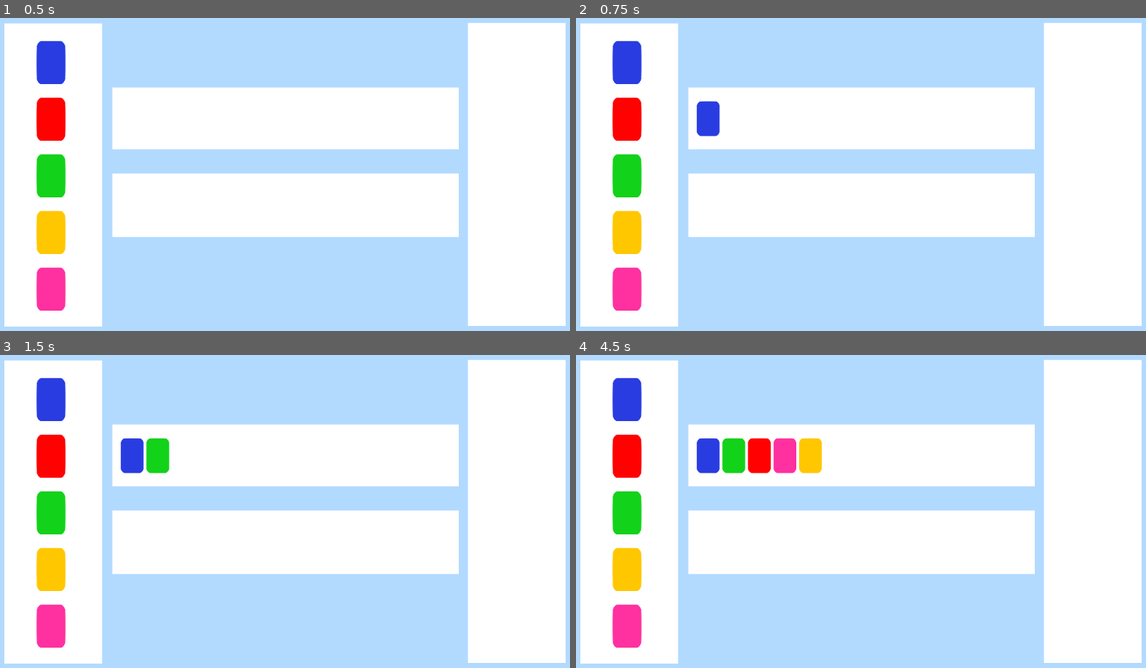
Above: before the commit, frames 1-4 (two rows, left to right).
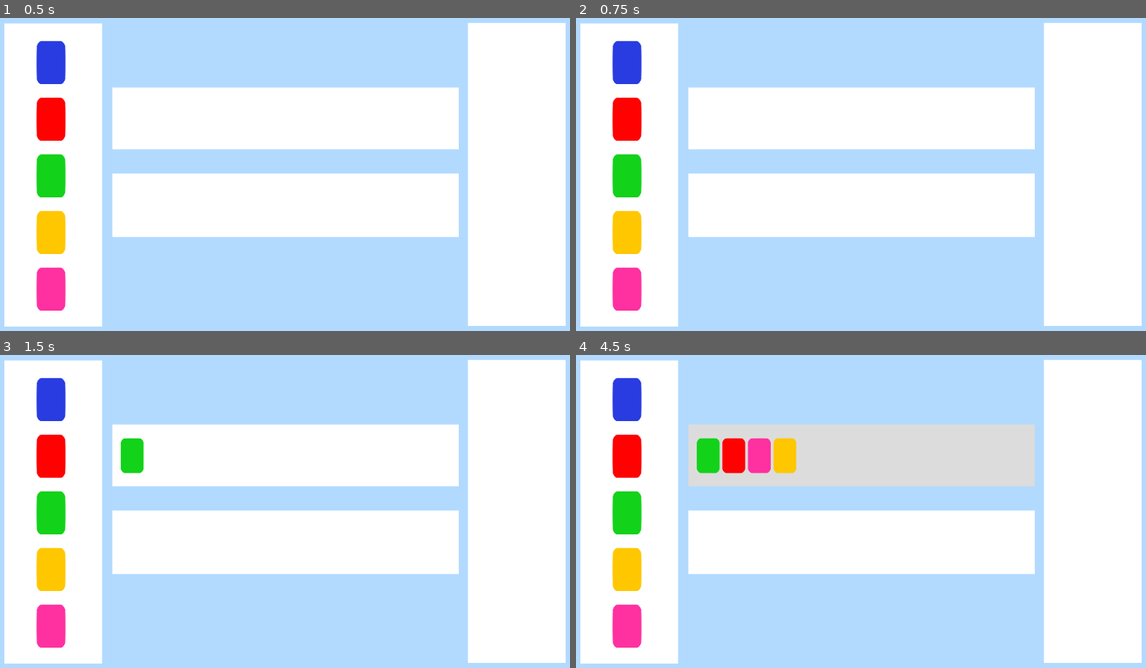
Above: after the commit, the same moments.

Repository: Pertatis/ProjetDomino
Game: Godot game, scene res://Scenes/Main.tscn
Same seed, same stepped clock (60 frames per second), same inputs: the game is played once before the commit and once after it.
Inputs (mouse positions are in pixels of both pictures, inside the frame that each line leads up to):
- Up to frame 1 (0.5 s): no input
- Up to frame 2 (0.75 s): tap Enter at 0.5 s; move the mouse to (627, 61) at 0.52 s; click (627, 61) at 0.67 s
- Up to frame 3 (1.5 s): tap Space at 1.25 s; move the mouse to (51, 511) at 1.27 s; click (51, 511) at 1.42 s
- Up to frame 4 (4.5 s): tap Enter at 2, 3.5 s; move the mouse to (627, 455) at 2.02 s; click (627, 455) at 2.17 s; tap Space at 2.75, 4.25 s; move the mouse to (627, 627) at 2.77 s; click (627, 627) at 2.92 s; move the mouse to (627, 570) at 3.52 s; click (627, 570) at 3.67 s; move the mouse to (707, 455) at 4.27 s; click (707, 455) at 4.42 s

Frame 1 is identical in both runs. In frame 2, 0.5% of the frame differs, in the area x 21-26%, y 26-38%; in frame 3, 0.9%; in frame 4, 12%, in the area x 19-81%, y 22-42%.

Commit message:
added focus for base and objective

Diff:
--- a/Scenes/Domino/DominoPalette/DominoPaletteBleu.gd
+++ b/Scenes/Domino/DominoPalette/DominoPaletteBleu.gd
@@ -1,8 +1,11 @@
 extends Node2D
 
 signal click_domino_bleu
+signal supp_domino_bleu(id)
 
 
 func _on_DominoPaletteBleu_input_event(_viewport, event, _shape_idx):
 	if event is InputEventMouseButton and event.button_index == BUTTON_LEFT and event.is_pressed():
 		emit_signal("click_domino_bleu")
+	if event is InputEventMouseButton and event.button_index == BUTTON_RIGHT and event.is_pressed():
+		emit_signal("supp_domino_bleu",get_instance_id())
--- a/Scenes/Domino/DominoPalette/DominoPaletteBleu.tscn
+++ b/Scenes/Domino/DominoPalette/DominoPaletteBleu.tscn
@@ -1,17 +1,7 @@
 [gd_scene load_steps=5 format=2]
 
 [ext_resource path="res://Graphics/Domino.png" type="Texture" id=1]
-
-[sub_resource type="GDScript" id=3]
-script/source = "extends Node2D
-
-signal click_domino_bleu
-
-
-func _on_DominoPaletteBleu_input_event(_viewport, event, _shape_idx):
-	if event is InputEventMouseButton and event.button_index == BUTTON_LEFT and event.is_pressed():
-		emit_signal(\"click_domino_bleu\")
-"
+[ext_resource path="res://Scenes/Domino/DominoPalette/DominoPaletteBleu.gd" type="Script" id=2]
 
 [sub_resource type="RectangleShape2D" id=1]
 extents = Vector2( 26.25, 38.75 )
@@ -21,15 +11,13 @@
 [node name="Node2D" type="Node2D"]
 position = Vector2( 2.38419e-07, 5.96046e-08 )
 scale = Vector2( 0.8, 0.8 )
-script = SubResource( 3 )
+script = ExtResource( 2 )
 
 [node name="DominoPaletteBleu" type="Area2D" parent="."]
 position = Vector2( -4.76837e-07, -1.19209e-07 )
-scale = Vector2( 1, 1 )
 
 [node name="CollisionShape2D" type="CollisionShape2D" parent="DominoPaletteBleu"]
 position = Vector2( 0, 4.47035e-08 )
-scale = Vector2( 1, 1 )
 shape = SubResource( 1 )
 
 [node name="Sprite" type="Sprite" parent="."]
--- a/Scenes/Domino/DominoPalette/DominoPaletteRouge.tscn
+++ b/Scenes/Domino/DominoPalette/DominoPaletteRouge.tscn
@@ -22,7 +22,6 @@
 script = SubResource( 2 )
 
 [node name="DominoPaletteRouge" type="Area2D" parent="."]
-scale = Vector2( 1, 1 )
 
 [node name="CollisionShape2D" type="CollisionShape2D" parent="DominoPaletteRouge"]
 scale = Vector2( 0.2, 0.3 )
--- a/Scenes/Main.gd
+++ b/Scenes/Main.gd
@@ -7,8 +7,11 @@
 var pinkfloyd:PackedScene = preload("res://Scenes/Domino/DominoPalette/DominoPaletteRose.tscn")
 var domino_yellow:PackedScene = preload("res://Scenes/Domino/DominoPalette/DominoPaletteJaune.tscn")
 
+var base:bool = false
+var objectif:bool = false
+
+
 const max_nb_domino = 13
-
 func _ready():
 #	var sig = $Back/DominoPaletteBleu
 #	sig.connect('click_domino_bleu',self,'_on_DominoPaletteBleu_click_domino_bleu')
@@ -19,30 +22,53 @@
 
 func _on_DominoPaletteBleu_click_domino_bleu():
 	var instance_bleu = domino_blue.instance()
-	if $PanelFond/PanelBase.get_child_count() - 1 < max_nb_domino :
-		instance_bleu.position = $PanelFond/PanelBase/Position2D.position + (Vector2.RIGHT * 45 * ($PanelFond/PanelBase.get_child_count() - 1))
-		$PanelFond/PanelBase.add_child(instance_bleu)
+	if base :
+		if $PanelFond/PanelBase.get_child_count() - 1 < max_nb_domino :
+			instance_bleu.position = $"%BasePoint".position + (Vector2.RIGHT * 45 * ($PanelFond/PanelBase.get_child_count() - 1))
+			$PanelFond/PanelBase.add_child(instance_bleu)
+	elif objectif :
+		if $"%PanelObjectif".get_child_count() - 1 < max_nb_domino :
+			instance_bleu.position = $"%ObjectifPoint".position + (Vector2.RIGHT * 45 * ($"%PanelObjectif".get_child_count() - 1))
+			$"%PanelObjectif".add_child(instance_bleu)
 
 func _on_DominoPaletteVert_click_domino_vert():
 	var instance_vert = domino_green.instance()
 	if $PanelFond/PanelBase.get_child_count() - 1 < max_nb_domino :
-		instance_vert.position = $PanelFond/PanelBase/Position2D.position + (Vector2.RIGHT * 45 * ($PanelFond/PanelBase.get_child_count() - 1))
+		instance_vert.position = $"%BasePoint".position + (Vector2.RIGHT * 45 * ($PanelFond/PanelBase.get_child_count() - 1))
 		$PanelFond/PanelBase.add_child(instance_vert)
 
 func _on_DominoPaletteRouge_click_domino_rouge():
 	var instance_rouge = domino_red.instance()
 	if $PanelFond/PanelBase.get_child_count() - 1 < max_nb_domino :
-		instance_rouge.position = $PanelFond/PanelBase/Position2D.position + (Vector2.RIGHT * 45 * ($PanelFond/PanelBase.get_child_count() - 1))
+		instance_rouge.position = $"%BasePoint".position + (Vector2.RIGHT * 45 * ($PanelFond/PanelBase.get_child_count() - 1))
 		$PanelFond/PanelBase.add_child(instance_rouge)
 
 func _on_DominoPaletteRose_click_domino_rose():
 	var instance_rose = pinkfloyd.instance()
 	if $PanelFond/PanelBase.get_child_count() - 1 < max_nb_domino :
-		instance_rose.position = $PanelFond/PanelBase/Position2D.position + (Vector2.RIGHT * 45 * ($PanelFond/PanelBase.get_child_count() - 1))
+		instance_rose.position = $"%BasePoint".position + (Vector2.RIGHT * 45 * ($PanelFond/PanelBase.get_child_count() - 1))
 		$PanelFond/PanelBase.add_child(instance_rose)
 
 func _on_DominoPaletteJaune_click_domino_jaune():
 	var instance_jaune = domino_yellow.instance()
 	if $PanelFond/PanelBase.get_child_count() - 1 < max_nb_domino :
-		instance_jaune.position = $PanelFond/PanelBase/Position2D.position + (Vector2.RIGHT * 45 * ($PanelFond/PanelBase.get_child_count() - 1))
+		instance_jaune.position = $"%BasePoint".position + (Vector2.RIGHT * 45 * ($PanelFond/PanelBase.get_child_count() - 1))
 		$PanelFond/PanelBase.add_child(instance_jaune)
+
+
+
+
+func _on_PanelBase_gui_input(event):
+	if event is InputEventMouseButton and event.button_index == BUTTON_LEFT and event.is_pressed():
+		base = true
+		objectif = false
+		$"%PanelBase".color = Color.gainsboro
+		$"%PanelObjectif".color = Color.white
+
+
+func _on_PanelObjectif_gui_input(event):
+	if event is InputEventMouseButton and event.button_index == BUTTON_LEFT and event.is_pressed():
+		base = false
+		objectif = true
+		$"%PanelBase".color = Color.white
+		$"%PanelObjectif".color = Color.gainsboro
--- a/Scenes/Main.tscn
+++ b/Scenes/Main.tscn
@@ -26,11 +26,17 @@
 }
 
 [node name="PanelObjectif" type="ColorRect" parent="PanelFond"]
+unique_name_in_owner = true
 margin_left = 110.0
 margin_top = 185.0
 margin_right = 720.0
 margin_bottom = 297.0
 rect_pivot_offset = Vector2( 172, 41 )
+mouse_filter = 1
+
+[node name="ObjectifPoint" type="Position2D" parent="PanelFond/PanelObjectif"]
+unique_name_in_owner = true
+position = Vector2( 35, 55 )
 
 [node name="PanelRegles" type="ColorRect" parent="PanelFond"]
 margin_left = 736.0
@@ -44,7 +50,6 @@
 margin_top = -80.0
 margin_right = 92.0
 margin_bottom = 455.0
-rect_pivot_offset = Vector2( 172, 41 )
 mouse_filter = 2
 
 [node name="DominoPaletteBleu" parent="PanelFond/PanelPalette" instance=ExtResource( 4 )]
@@ -68,17 +73,23 @@
 scale = Vector2( 1, 1 )
 
 [node name="PanelBase" type="ColorRect" parent="PanelFond"]
+unique_name_in_owner = true
 margin_left = 110.0
 margin_top = 33.0
 margin_right = 720.0
 margin_bottom = 142.0
 rect_pivot_offset = Vector2( 172, 41 )
+mouse_filter = 1
 
-[node name="Position2D" type="Position2D" parent="PanelFond/PanelBase"]
+[node name="BasePoint" type="Position2D" parent="PanelFond/PanelBase"]
+unique_name_in_owner = true
 position = Vector2( 35, 55 )
 
+[connection signal="gui_input" from="PanelFond/PanelObjectif" to="." method="_on_PanelObjectif_gui_input"]
 [connection signal="click_domino_bleu" from="PanelFond/PanelPalette/DominoPaletteBleu" to="." method="_on_DominoPaletteBleu_click_domino_bleu"]
+[connection signal="supp_domino_bleu" from="PanelFond/PanelPalette/DominoPaletteBleu" to="." method="_on_DominoPaletteBleu_supp_domino_bleu"]
 [connection signal="click_domino_vert" from="PanelFond/PanelPalette/DominoPaletteVert" to="." method="_on_DominoPaletteVert_click_domino_vert"]
 [connection signal="click_domino_rouge" from="PanelFond/PanelPalette/DominoPaletteRouge" to="." method="_on_DominoPaletteRouge_click_domino_rouge"]
 [connection signal="click_domino_rose" from="PanelFond/PanelPalette/DominoPaletteRose" to="." method="_on_DominoPaletteRose_click_domino_rose"]
 [connection signal="click_domino_jaune" from="PanelFond/PanelPalette/DominoPaletteJaune" to="." method="_on_DominoPaletteJaune_click_domino_jaune"]
+[connection signal="gui_input" from="PanelFond/PanelBase" to="." method="_on_PanelBase_gui_input"]
--- a/project.godot
+++ b/project.godot
@@ -13,13 +13,6 @@
 config/name="ProjetCaron"
 run/main_scene="res://Scenes/Main.tscn"
 config/icon="res://icon.png"
-
-[autoload]
-
-PluginSettings="*res://addons/github-integration/scripts/PluginSettings.gd"
-IconLoaderGithub="*res://addons/github-integration/scripts/IconLoaderGithub.gd"
-UserData="*res://addons/github-integration/scripts/user_data.gd"
-RestHandler="*res://addons/github-integration/scenes/RestHandler.tscn"
 
 [editor]
 
